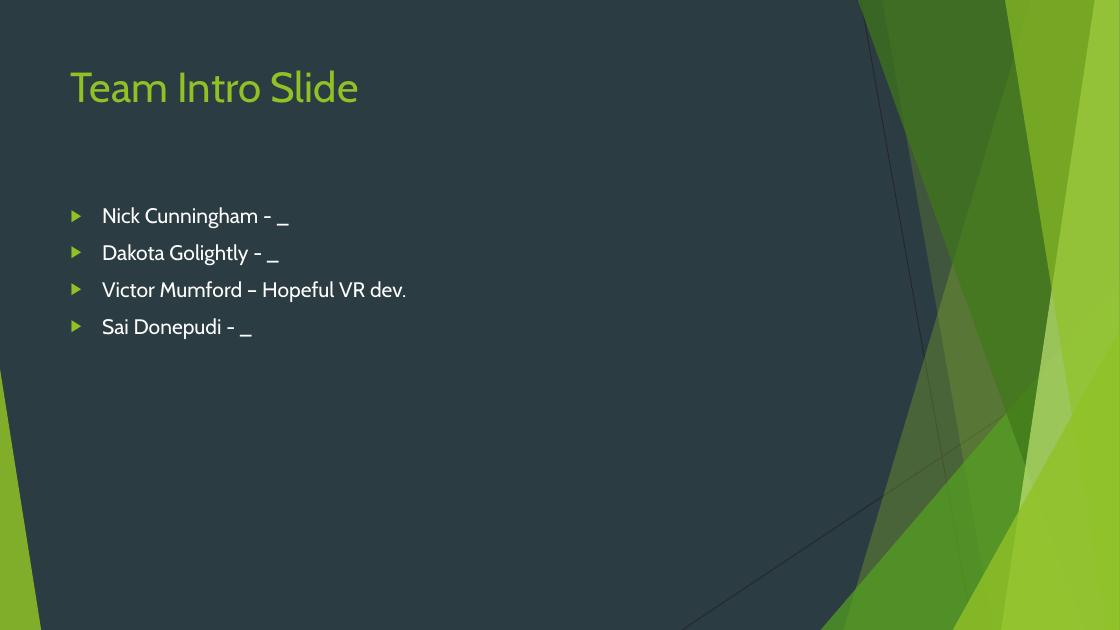
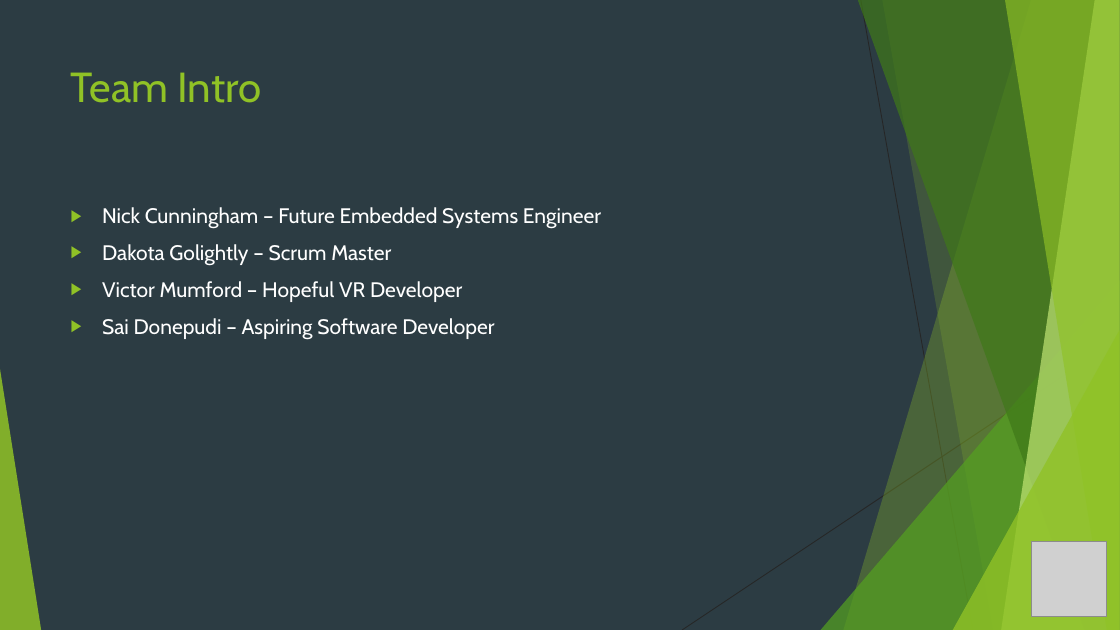
Before and after one commit to WaterbendingToph/cs414-f20-public_class_TeamD, a slide deck: slide 2 of 8- Presentation/P1 Presentation.pptx. Drawn at 1120x630 pixels with LibreOffice and Linux fonts; fonts in the diff are those of the drawing; grey boxes stand for pictures. Boxes give left, top, right and bottom in pixels: in the first picture for what was removed or moved away, otherwise in the second. Text is boxed around its words. In the diff, an @@ line names an element or a change of style, - is before the commit and + after.

Commit message:
Add Final P1 Presentation

```diff
--- a/8- Presentation/P1 Presentation.pptx
+++ b/8- Presentation/P1 Presentation.pptx
@@ title at (71, 72, 262, 103): text changed @@
-Team Intro Slide
+Team Intro
@@ text at (102, 207, 601, 340): text changed @@
-▶ Nick Cunningham - _
-▶ Dakota Golightly - _
-▶ Victor Mumford – Hopeful VR dev.
-▶ Sai Donepudi - _
+▶ Nick Cunningham – Future Embedded Systems Engineer
+▶ Dakota Golightly – Scrum Master
+▶ Victor Mumford – Hopeful VR Developer
+▶ Sai Donepudi – Aspiring Software Developer
@@ picture added at (1032, 541, 1107, 616) @@
```
Also in this commit, not shown: 2 other slides changed, 7 slides added, 4 slides removed.
